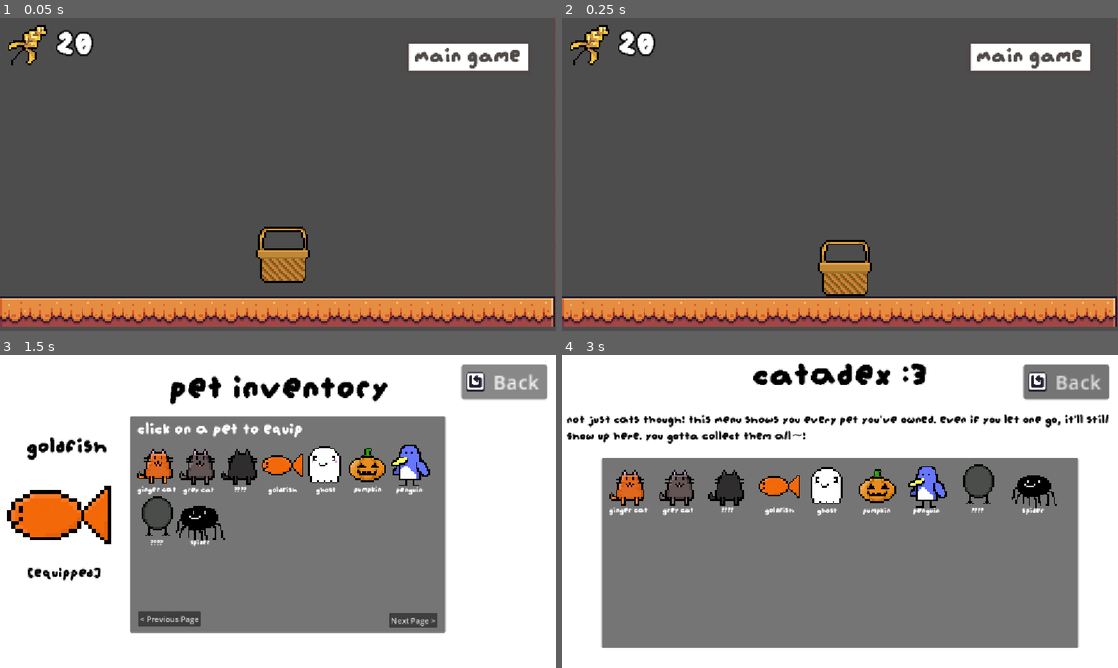
Above: before the commit, frames 1-4 (two rows, left to right).
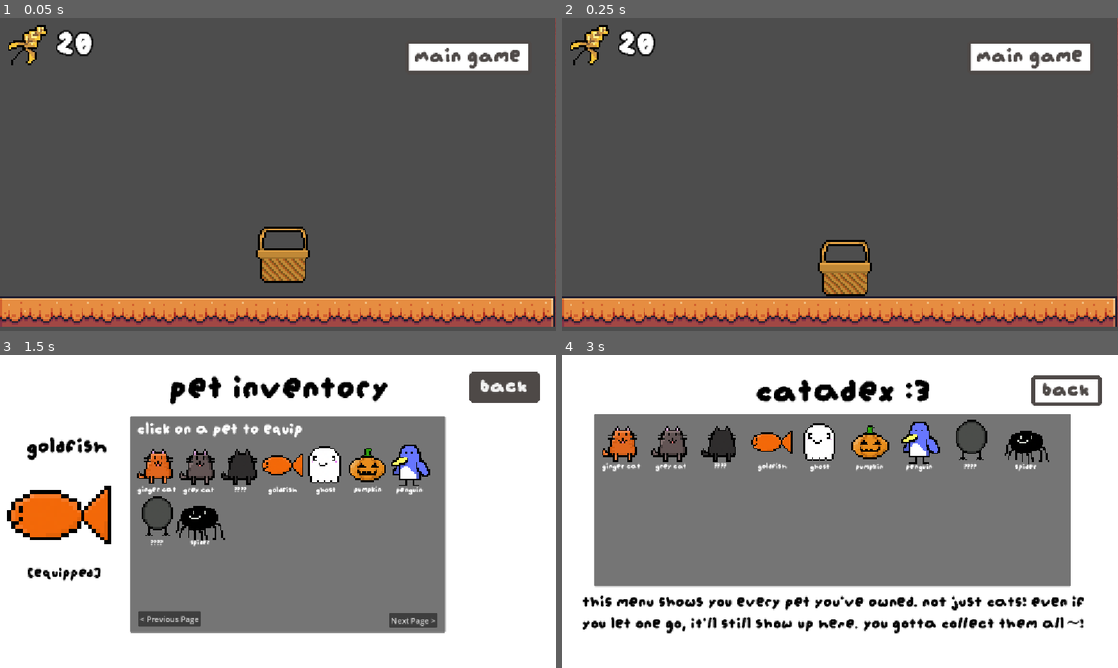
Above: after the commit, the same moments.

Repository: smallzdev/Tomagotchi-game
Game: Godot game, scene res://scenes/collectgrain.tscn
Two runs of this game, one before a commit and one after it. Both use one fixed random seed, a clock stepped at 60 frames per second and the inputs below. This scene is started directly instead of the project's main scene.
Inputs (mouse positions are in pixels of both pictures, inside the frame that each line leads up to):
- Up to frame 1 (0.05 s): no input
- Up to frame 2 (0.25 s): no input
- Up to frame 3 (1.5 s): click "main game" at 0.5 s; click (505, 398) at 1.25 s
- Up to frame 4 (3 s): click "Back" at 2 s; click (1067, 464) at 2.75 s

Frame 1 is identical in both runs. In frame 2, 0.1% of the frame differs, in the area x 46-56%, y 72-84%; in frame 3, 1.8%; in frame 4, 39%, in the area x 0-99%, y 2-94%.

Commit message:
fixed up a few minor ui things

Diff:
--- a/scenes/basket.tscn
+++ b/scenes/basket.tscn
@@ -4,7 +4,7 @@
 [ext_resource type="Texture2D" uid="uid://bffnkslspw1d4" path="res://Resources/InUse/TamagotchiCustomAssets/basket.png.png" id="2_o74ig"]
 
 [sub_resource type="RectangleShape2D" id="RectangleShape2D_xrivr"]
-size = Vector2(124, 123)
+size = Vector2(124, 120)
 
 [node name="CharacterBody2D" type="CharacterBody2D" unique_id=288225890]
 script = ExtResource("1_idgsc")
@@ -15,5 +15,5 @@
 texture = ExtResource("2_o74ig")
 
 [node name="CollisionShape2D" type="CollisionShape2D" parent="." unique_id=1353628979]
-position = Vector2(0, -0.5)
+position = Vector2(0, -2)
 shape = SubResource("RectangleShape2D_xrivr")
--- a/scenes/menus/catadex.tscn
+++ b/scenes/menus/catadex.tscn
@@ -3,7 +3,6 @@
 [ext_resource type="Texture2D" uid="uid://c4yyj5gwsqovb" path="res://Resources/InUse/ReusedAssets/cat3.png" id="1_aauko"]
 [ext_resource type="Texture2D" uid="uid://tlvriaji08jr" path="res://Resources/InUse/ReusedAssets/cat.png" id="1_tx3pw"]
 [ext_resource type="Texture2D" uid="uid://b3kknikmix4mx" path="res://Resources/InUse/TamagotchiCustomAssets/pets/Ghost.png" id="2_8qd64"]
-[ext_resource type="Texture2D" uid="uid://dy1dwj583kuyx" path="res://Resources/InUse/ReusedAssets/Restart.png" id="2_u7asp"]
 [ext_resource type="FontFile" uid="uid://dyibl4resr8wn" path="res://Resources/font/augiepixel.ttf" id="2_w7v3h"]
 [ext_resource type="Texture2D" uid="uid://d07p48kd873f4" path="res://Resources/InUse/ReusedAssets/greycat.png" id="3_8qd64"]
 [ext_resource type="Texture2D" uid="uid://brliyf6hrxhwa" path="res://Resources/InUse/TamagotchiCustomAssets/pets/babychicken.png" id="3_raeda"]
@@ -16,7 +15,7 @@
 [ext_resource type="Texture2D" uid="uid://mnyatgeexis1" path="res://Resources/InUse/TamagotchiCustomAssets/pets/Outlines/ghost-outline.png" id="8_acxwf"]
 [ext_resource type="Script" uid="uid://b7ptc850pmdcq" path="res://scripts/catadex_buttons.gd" id="10_xbeds"]
 [ext_resource type="Texture2D" uid="uid://bcavxfx2el72s" path="res://Resources/InUse/TamagotchiCustomAssets/pets/Outlines/fish-outline.png" id="11_abrlc"]
-[ext_resource type="Texture2D" uid="uid://cipqnn24ybwx3" path="res://Resources/InUse/TamagotchiCustomAssets/pets/Outlines/?.png" id="11_cg3yn"]
+[ext_resource type="Texture2D" uid="uid://cipqnn24ybwx3" path="res://Resources/InUse/TamagotchiCustomAssets/pets/Outlines/questionmark.png" id="11_cg3yn"]
 [ext_resource type="Texture2D" uid="uid://pf78d14ebxut" path="res://Resources/InUse/TamagotchiCustomAssets/pets/Outlines/pumpin-shadow.png" id="16_tinwy"]
 [ext_resource type="Texture2D" uid="uid://b64t62s47vcjg" path="res://Resources/InUse/TamagotchiCustomAssets/pets/spider.png" id="17_acxwf"]
 
@@ -185,6 +184,45 @@
 "name": &"spider",
 "speed": 5.0
 }]
+
+[sub_resource type="StyleBoxFlat" id="StyleBoxFlat_cjw6g"]
+bg_color = Color(0.38431373, 0.38431373, 0.38431373, 0)
+border_width_left = 8
+border_width_top = 8
+border_width_right = 8
+border_width_bottom = 8
+border_color = Color(0.30588236, 0.28627452, 0.2784314, 1)
+corner_radius_top_left = 5
+corner_radius_top_right = 5
+corner_radius_bottom_right = 5
+corner_radius_bottom_left = 5
+corner_detail = 1
+
+[sub_resource type="StyleBoxFlat" id="StyleBoxFlat_acxwf"]
+bg_color = Color(0.16818258, 0.15563756, 0.15061828, 1)
+border_width_left = 8
+border_width_top = 8
+border_width_right = 8
+border_width_bottom = 8
+border_color = Color(0.16862746, 0.15686275, 0.14901961, 1)
+corner_radius_top_left = 5
+corner_radius_top_right = 5
+corner_radius_bottom_right = 5
+corner_radius_bottom_left = 5
+corner_detail = 1
+
+[sub_resource type="StyleBoxFlat" id="StyleBoxFlat_abrlc"]
+bg_color = Color(0.30588236, 0.28627452, 0.2784314, 1)
+border_width_left = 8
+border_width_top = 8
+border_width_right = 8
+border_width_bottom = 8
+border_color = Color(0.30588236, 0.28627452, 0.2784314, 1)
+corner_radius_top_left = 5
+corner_radius_top_right = 5
+corner_radius_bottom_right = 5
+corner_radius_bottom_left = 5
+corner_detail = 1
 
 [node name="Node2D" type="Node2D" unique_id=293050761]
 script = ExtResource("3_u7asp")
@@ -195,9 +233,9 @@
 texture = SubResource("CanvasTexture_e7wif")
 
 [node name="menuTitle" type="Label" parent="." unique_id=1187824986]
-offset_left = 1.0
-offset_top = 6.0
-offset_right = 1156.0
+offset_left = 389.0
+offset_top = 40.0
+offset_right = 781.0
 offset_bottom = 119.0
 theme_override_colors/font_color = Color(0, 0, 0, 1)
 theme_override_fonts/font = ExtResource("2_w7v3h")
@@ -206,21 +244,21 @@
 horizontal_alignment = 1
 
 [node name="Label" type="Label" parent="." unique_id=2147113434]
-offset_left = 11.0
-offset_top = 121.0
-offset_right = 1155.0
-offset_bottom = 186.0
+offset_left = 43.0
+offset_top = 495.0
+offset_right = 1099.0
+offset_bottom = 587.0
 theme_override_colors/font_color = Color(0, 0, 0, 1)
 theme_override_fonts/font = ExtResource("2_w7v3h")
-theme_override_font_sizes/font_size = 28
-text = "Not just cats though! This menu shows you every pet you've owned. Even if you let one go, it'll still show up here. You gotta collect them all~!"
+theme_override_font_sizes/font_size = 38
+text = "This menu shows you every pet you've owned. Not just cats! Even if you let one go, it'll still show up here. You gotta collect them all~!"
 autowrap_mode = 2
 
 [node name="Panel" type="Panel" parent="." unique_id=126362698]
-offset_left = 82.0
-offset_top = 213.0
-offset_right = 1070.0
-offset_bottom = 607.0
+offset_left = 67.0
+offset_top = 122.0
+offset_right = 1055.0
+offset_bottom = 479.0
 
 [node name="CatadexItem1" type="AnimatedSprite2D" parent="Panel" unique_id=2028781693]
 texture_filter = 1
@@ -385,12 +423,15 @@
 
 [node name="backButton" type="Button" parent="." unique_id=1054623189]
 unique_name_in_owner = true
-offset_left = 956.0
-offset_top = 20.0
-offset_right = 1045.0
-offset_bottom = 56.0
-scale = Vector2(2, 2)
-theme_override_font_sizes/font_size = 20
+offset_left = 972.0
+offset_top = 42.0
+offset_right = 1119.0
+offset_bottom = 106.0
+theme_override_colors/font_color = Color(0.30588236, 0.28627452, 0.2784314, 1)
+theme_override_fonts/font = ExtResource("2_w7v3h")
+theme_override_font_sizes/font_size = 50
+theme_override_styles/normal = SubResource("StyleBoxFlat_cjw6g")
+theme_override_styles/pressed = SubResource("StyleBoxFlat_acxwf")
+theme_override_styles/hover = SubResource("StyleBoxFlat_abrlc")
 text = "Back"
-icon = ExtResource("2_u7asp")
 script = ExtResource("10_xbeds")
--- a/scenes/menus/pets.tscn
+++ b/scenes/menus/pets.tscn
@@ -1,11 +1,9 @@
 [gd_scene format=3 uid="uid://886x8xj8qyty"]
 
 [ext_resource type="Texture2D" uid="uid://c4yyj5gwsqovb" path="res://Resources/InUse/ReusedAssets/cat3.png" id="1_cwyod"]
-[ext_resource type="Texture2D" uid="uid://dy1dwj583kuyx" path="res://Resources/InUse/ReusedAssets/Restart.png" id="1_r40by"]
 [ext_resource type="Script" uid="uid://cn5wggncqfifm" path="res://scripts/pet_equip.gd" id="1_y4cg6"]
 [ext_resource type="Texture2D" uid="uid://b3kknikmix4mx" path="res://Resources/InUse/TamagotchiCustomAssets/pets/Ghost.png" id="2_2knbp"]
 [ext_resource type="FontFile" uid="uid://dyibl4resr8wn" path="res://Resources/font/augiepixel.ttf" id="2_qtxby"]
-[ext_resource type="Script" uid="uid://c2im2yn0mlcar" path="res://scripts/pets_menu.gd" id="3_ehm21"]
 [ext_resource type="Texture2D" uid="uid://brliyf6hrxhwa" path="res://Resources/InUse/TamagotchiCustomAssets/pets/babychicken.png" id="3_hgu4i"]
 [ext_resource type="Texture2D" uid="uid://tlvriaji08jr" path="res://Resources/InUse/ReusedAssets/cat.png" id="3_i76b6"]
 [ext_resource type="Texture2D" uid="uid://cver2k8bbuv20" path="res://Resources/InUse/TamagotchiCustomAssets/pets/Outlines/babychicken-outline.png" id="4_82277"]
@@ -18,7 +16,8 @@
 [ext_resource type="Texture2D" uid="uid://bcavxfx2el72s" path="res://Resources/InUse/TamagotchiCustomAssets/pets/Outlines/fish-outline.png" id="8_qtxby"]
 [ext_resource type="Texture2D" uid="uid://pf78d14ebxut" path="res://Resources/InUse/TamagotchiCustomAssets/pets/Outlines/pumpin-shadow.png" id="12_hgu4i"]
 [ext_resource type="Texture2D" uid="uid://b64t62s47vcjg" path="res://Resources/InUse/TamagotchiCustomAssets/pets/spider.png" id="16_7es7a"]
-[ext_resource type="Texture2D" uid="uid://cipqnn24ybwx3" path="res://Resources/InUse/TamagotchiCustomAssets/pets/Outlines/?.png" id="17_8yq4b"]
+[ext_resource type="Texture2D" uid="uid://cipqnn24ybwx3" path="res://Resources/InUse/TamagotchiCustomAssets/pets/Outlines/questionmark.png" id="17_8yq4b"]
+[ext_resource type="Script" uid="uid://b7ptc850pmdcq" path="res://scripts/catadex_buttons.gd" id="18_nh0jh"]
 
 [sub_resource type="CanvasTexture" id="CanvasTexture_rkuql"]
 specular_color = Color(0.95686275, 0.95686275, 0.95686275, 1)
@@ -156,6 +155,45 @@
 
 [sub_resource type="RectangleShape2D" id="RectangleShape2D_stm8k"]
 size = Vector2(86.5, 89)
+
+[sub_resource type="StyleBoxFlat" id="StyleBoxFlat_7es7a"]
+bg_color = Color(0.38431373, 0.38431373, 0.38431373, 0)
+border_width_left = 8
+border_width_top = 8
+border_width_right = 8
+border_width_bottom = 8
+border_color = Color(0.30588236, 0.28627452, 0.2784314, 1)
+corner_radius_top_left = 5
+corner_radius_top_right = 5
+corner_radius_bottom_right = 5
+corner_radius_bottom_left = 5
+corner_detail = 1
+
+[sub_resource type="StyleBoxFlat" id="StyleBoxFlat_8yq4b"]
+bg_color = Color(0.16818258, 0.15563756, 0.15061828, 1)
+border_width_left = 8
+border_width_top = 8
+border_width_right = 8
+border_width_bottom = 8
+border_color = Color(0.16862746, 0.15686275, 0.14901961, 1)
+corner_radius_top_left = 5
+corner_radius_top_right = 5
+corner_radius_bottom_right = 5
+corner_radius_bottom_left = 5
+corner_detail = 1
+
+[sub_resource type="StyleBoxFlat" id="StyleBoxFlat_nnuhk"]
+bg_color = Color(0.30588236, 0.28627452, 0.2784314, 1)
+border_width_left = 8
+border_width_top = 8
+border_width_right = 8
+border_width_bottom = 8
+border_color = Color(0.30588236, 0.28627452, 0.2784314, 1)
+corner_radius_top_left = 5
+corner_radius_top_right = 5
+corner_radius_bottom_right = 5
+corner_radius_bottom_left = 5
+corner_detail = 1
 
 [node name="Node2D" type="Node2D" unique_id=1670576886]
 
@@ -723,17 +761,20 @@
 theme_override_font_sizes/font_size = 34
 text = "[Equipped]"
 
-[node name="backButton" type="Button" parent="." unique_id=1823302101]
-unique_name_in_owner = true
-offset_left = 956.0
-offset_top = 20.0
-offset_right = 1045.0
-offset_bottom = 56.0
-scale = Vector2(2, 2)
-theme_override_font_sizes/font_size = 20
+[node name="backButton" type="Button" parent="." unique_id=81810436]
+unique_name_in_owner = true
+offset_left = 972.0
+offset_top = 35.0
+offset_right = 1119.0
+offset_bottom = 99.0
+theme_override_colors/font_color = Color(0.30588236, 0.28627452, 0.2784314, 1)
+theme_override_fonts/font = ExtResource("2_qtxby")
+theme_override_font_sizes/font_size = 50
+theme_override_styles/normal = SubResource("StyleBoxFlat_7es7a")
+theme_override_styles/pressed = SubResource("StyleBoxFlat_8yq4b")
+theme_override_styles/hover = SubResource("StyleBoxFlat_nnuhk")
 text = "Back"
-icon = ExtResource("1_r40by")
-script = ExtResource("3_ehm21")
+script = ExtResource("18_nh0jh")
 
 [connection signal="input_event" from="Panel/Area2D" to="Panel/Area2D" method="_on_petsprite2_equipped"]
 [connection signal="input_event" from="Panel/Area2D" to="Panel/Area2D" method="_on_petsprite1_equip_event"]
